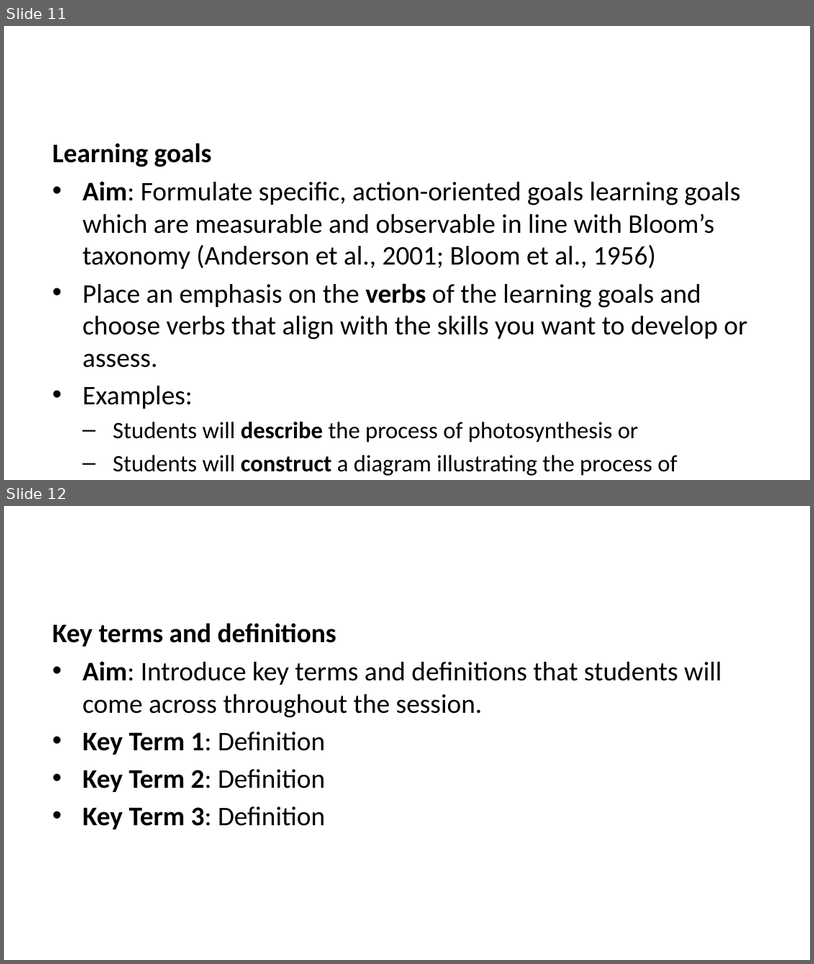
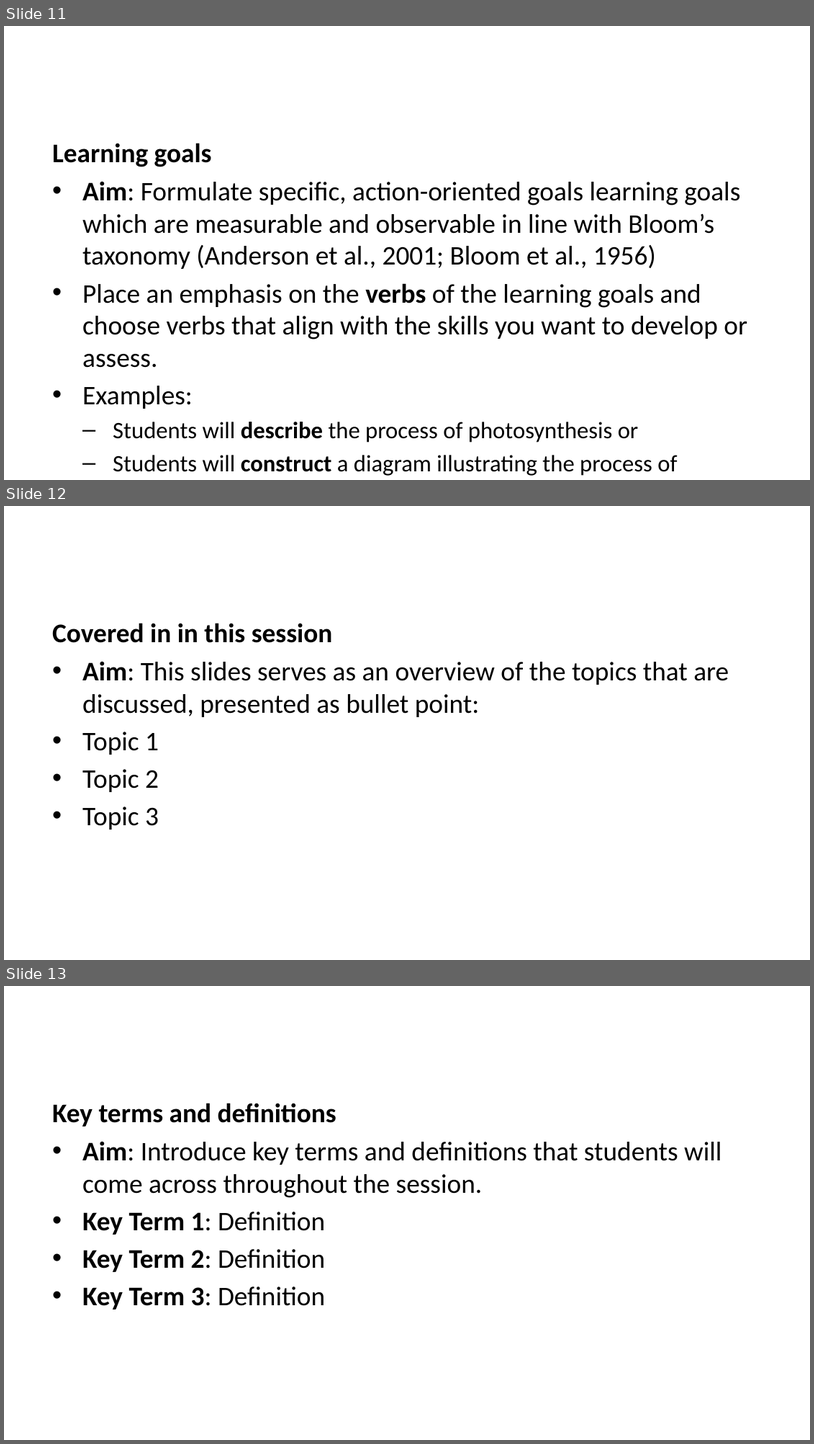
Before and after one commit to lmu-osc/train-the-trainer-student-track-pedagogy, a slide deck: _site/materials/module-4/M4-S3-Citation-Politics/M4-S3-Citation-Politics-slides.pptx. Shown one above the other, each under a label of ours: slides 11 and 12 before the commit, slides 11, 12 and 13 after it. The pictures are 814x964 and 814x1444 pixels, drawn with LibreOffice and Linux fonts; fonts in the diff are those of the drawing. Boxes give left, top, right and bottom in pixels: in the first picture for what was removed or moved away, otherwise in the second. Text is boxed around its words. In the diff, an @@ line names an element or a change of style, - is before the commit and + after.

```diff
--- a/_site/materials/module-4/M4-S3-Citation-Politics/M4-S3-Citation-Politics-slides.pptx
+++ b/_site/materials/module-4/M4-S3-Citation-Politics/M4-S3-Citation-Politics-slides.pptx
@@ slide 12 added at (4,506,810,960), background #FFFFFF @@
@@ text added at (52,623,729,829), 24 pt, text #000000 @@
+Covered in in this session
+• Aim: This slides serves as an overview of the topics that are discussed, presented as bullet point:
+• Topic 1
+• Topic 2
+• Topic 3
@@ what was slide 12 is now slide 13 @@
```
Also in this commit, not shown: 2 slides changed, 1 other slide added, 40 other files.
